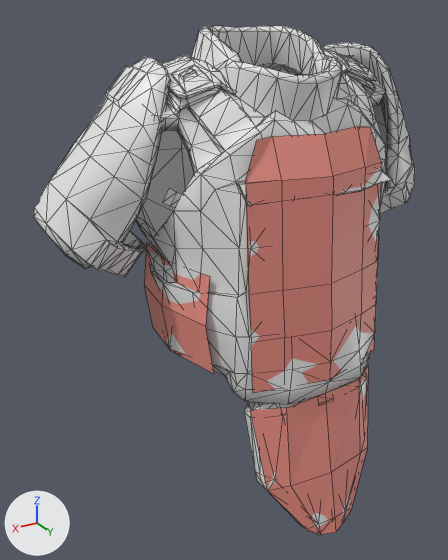
The Blender file SampleMod_NewCharacter/Assets/Characters/Vests/Vest_Sample/VestSample.blend, before and after one commit.
Camera for both pictures: a 50 mm camera at (0.574, 0.789, 1.597) aimed at (0.069, -0.053, 1.176). Arrows for +X, +Y and +Z are at lower left; the lights stay in place. Mesh edges are drawn as thin lines.

Before the edit, the objects in view are built like this:
```python
ob_object_lod0 = bpy.data.objects.new('Object_LOD0', me_object_lod0)
ob_object_lod0.location = (0.0, -0.02, 0.972)
ob_object_lod0.rotation_euler = (0.0, 0.0, 3.142)  # degrees (0, 0, 180)
ob_utm_armor1 = bpy.data.objects.new('UTM_Armor1', me_plane_001)
ob_utm_armor1.location = (0.0, 0.229, 1.217)
ob_utm_armor1.rotation_euler = (0.0991, 0.0, 0.0)  # degrees (5.7, 0, 0)
ob_utm_armor2 = bpy.data.objects.new('UTM_Armor2', me_plane_002)
ob_utm_armor2.location = (0.0, 0.229, 1.217)
ob_utm_armor2.rotation_euler = (0.0991, 0.0, 0.0)  # degrees (5.7, 0, 0)
ob_utm_armor3 = bpy.data.objects.new('UTM_Armor3', me_plane_003)
ob_utm_armor3.location = (0.0, 0.229, 1.217)
ob_utm_armor3.rotation_euler = (0.0991, 0.0, 0.0)  # degrees (5.7, 0, 0)
ob_utm_armor4 = bpy.data.objects.new('UTM_Armor4', me_plane)
ob_utm_armor4.location = (0.0, 0.229, 1.217)
ob_utm_armor4.rotation_euler = (0.0991, 0.0, 0.0)  # degrees (5.7, 0, 0)
ob_utm_armor_addon = bpy.data.objects.new('UTM_Armor_Addon', me_plane_004)
ob_utm_armor_addon.location = (0.0, 0.068, 0.978)
ob_utm_armor_addon.rotation_euler = (-0.0758, 0.0, 0.0)  # degrees (-4.3, 0, 0)
# also in view: 'Addons_LOD0' at (0.002, -0.003, 1.165)
```
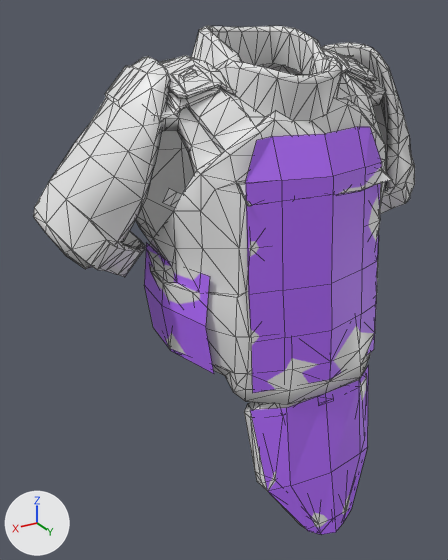
The change, as JSON lines over the scene's bpy script:
```json
{"op": "add", "block": "mat_plate_samplevest_01_d9df1e4f8b642820", "code": ["mat_plate_samplevest_01_d9df1e4f8b642820 = principled_material('Plate_samplevest_01_D9DF1E4F8B642820')", "mat_plate_samplevest_01_d9df1e4f8b642820.base_color = (0.442, 0.144, 0.976)  # purple #b16afc"]}
{"block": "me_plane_001", "where": "me_plane_001.from_pydata(...)  # 32 vertices, 12 faces; spans x -0.203..0.203, y -0.431..-0.084, z -0.141..0.005"}
{"op": "remove", "block": "me_plane_001", "code": "me_plane_001.materials.append(mat_armor_10mm_5f9012d836479b1a)  # pink #ea8f83"}
{"op": "add", "block": "me_plane_001", "code": "me_plane_001.materials.append(mat_plate_samplevest_01_d9df1e4f8b642820)  # purple #b16afc"}
{"block": "me_plane_002", "where": "me_plane_002.from_pydata(...)  # 32 vertices, 12 faces; spans x -0.203..0.203, y -0.434..-0.082, z -0.057..0.077"}
{"op": "remove", "block": "me_plane_002", "code": "me_plane_002.materials.append(mat_armor_10mm_5f9012d836479b1a)  # pink #ea8f83"}
{"op": "add", "block": "me_plane_002", "code": "me_plane_002.materials.append(mat_plate_samplevest_01_d9df1e4f8b642820)  # purple #b16afc"}
{"block": "me_plane_003", "where": "me_plane_003.from_pydata(...)  # 20 vertices, 8 faces; spans x -0.128..0.129, y -0.434..-0.078, z 0.02..0.24"}
{"op": "remove", "block": "me_plane_003", "code": "me_plane_003.materials.append(mat_armor_10mm_5f9012d836479b1a)  # pink #ea8f83"}
{"op": "add", "block": "me_plane_003", "code": "me_plane_003.materials.append(mat_plate_samplevest_01_d9df1e4f8b642820)  # purple #b16afc"}
{"block": "me_plane", "where": "me_plane.from_pydata(...)  # 20 vertices, 8 faces; spans x -0.126..0.129, y -0.433..-0.078, z 0.18..0.291"}
{"op": "remove", "block": "me_plane", "code": "me_plane.materials.append(mat_armor_10mm_5f9012d836479b1a)  # pink #ea8f83"}
{"op": "add", "block": "me_plane", "code": "me_plane.materials.append(mat_plate_samplevest_01_d9df1e4f8b642820)  # purple #b16afc"}
{"block": "me_plane_004", "where": "me_plane_004.from_pydata(...)  # 15 vertices, 8 faces; spans x -0.13..0.123, y 0.037..0.143, z -0.183..0.065"}
{"op": "remove", "block": "me_plane_004", "code": "me_plane_004.materials.append(mat_armor_10mm_5f9012d836479b1a)  # pink #ea8f83"}
{"op": "add", "block": "me_plane_004", "code": "me_plane_004.materials.append(mat_plate_samplevest_01_d9df1e4f8b642820)  # purple #b16afc"}
```

Pixel boxes [x1, y1, x2, y2] of what changed, in the pictures (448 x 560 px):
```json
{"object": "UTM_Armor3", "change": "recoloured", "before": [246, 162, 382, 295], "after": [246, 162, 382, 295]}
{"object": "UTM_Armor_Addon", "change": "recoloured", "before": [250, 365, 369, 535], "after": [250, 365, 369, 535]}
{"object": "UTM_Armor2", "change": "recoloured", "before": [144, 235, 379, 342], "after": [144, 235, 379, 342]}
{"object": "UTM_Armor1", "change": "recoloured", "before": [144, 285, 376, 393], "after": [144, 285, 376, 393]}
{"object": "UTM_Armor4", "change": "recoloured", "before": [245, 127, 382, 184], "after": [245, 127, 382, 184], "on screen": "pink to purple"}
```
